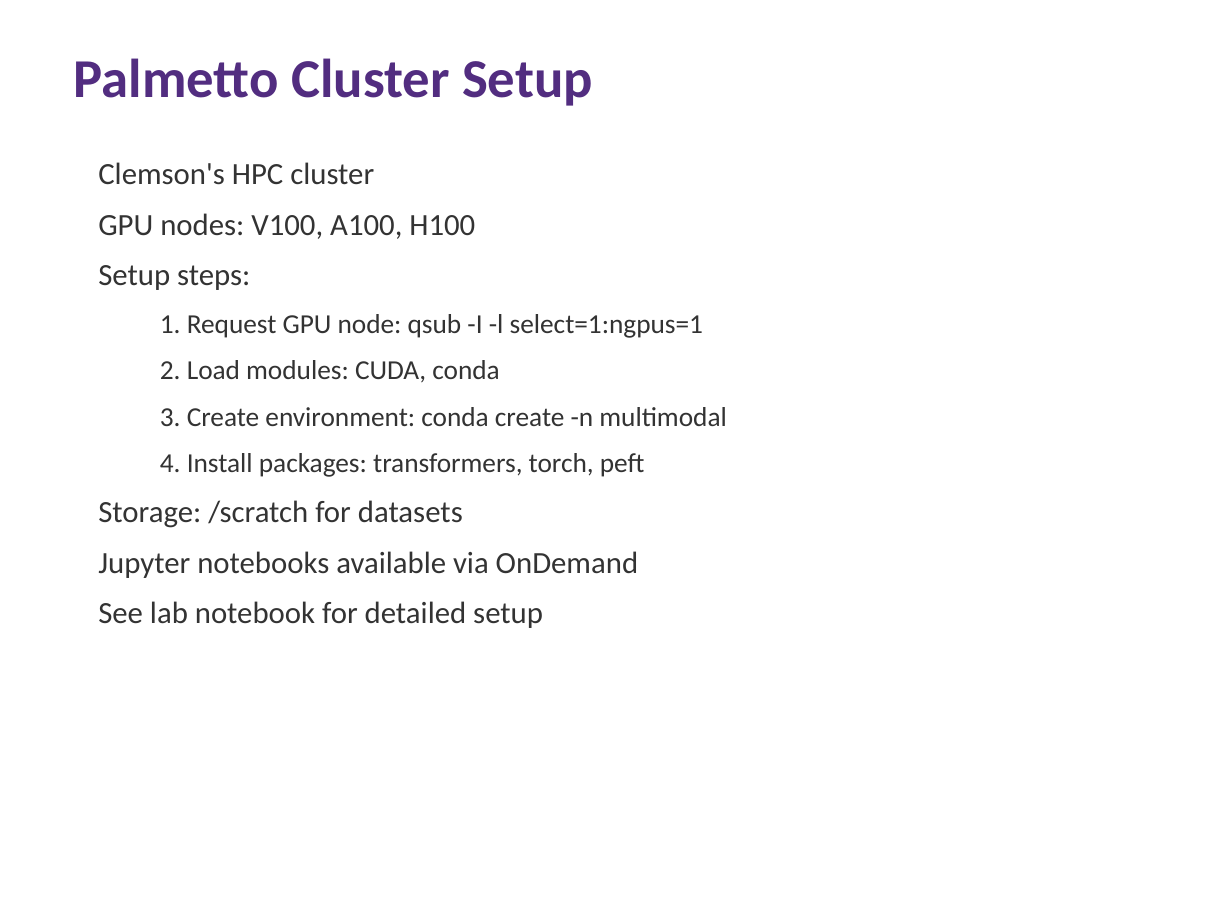
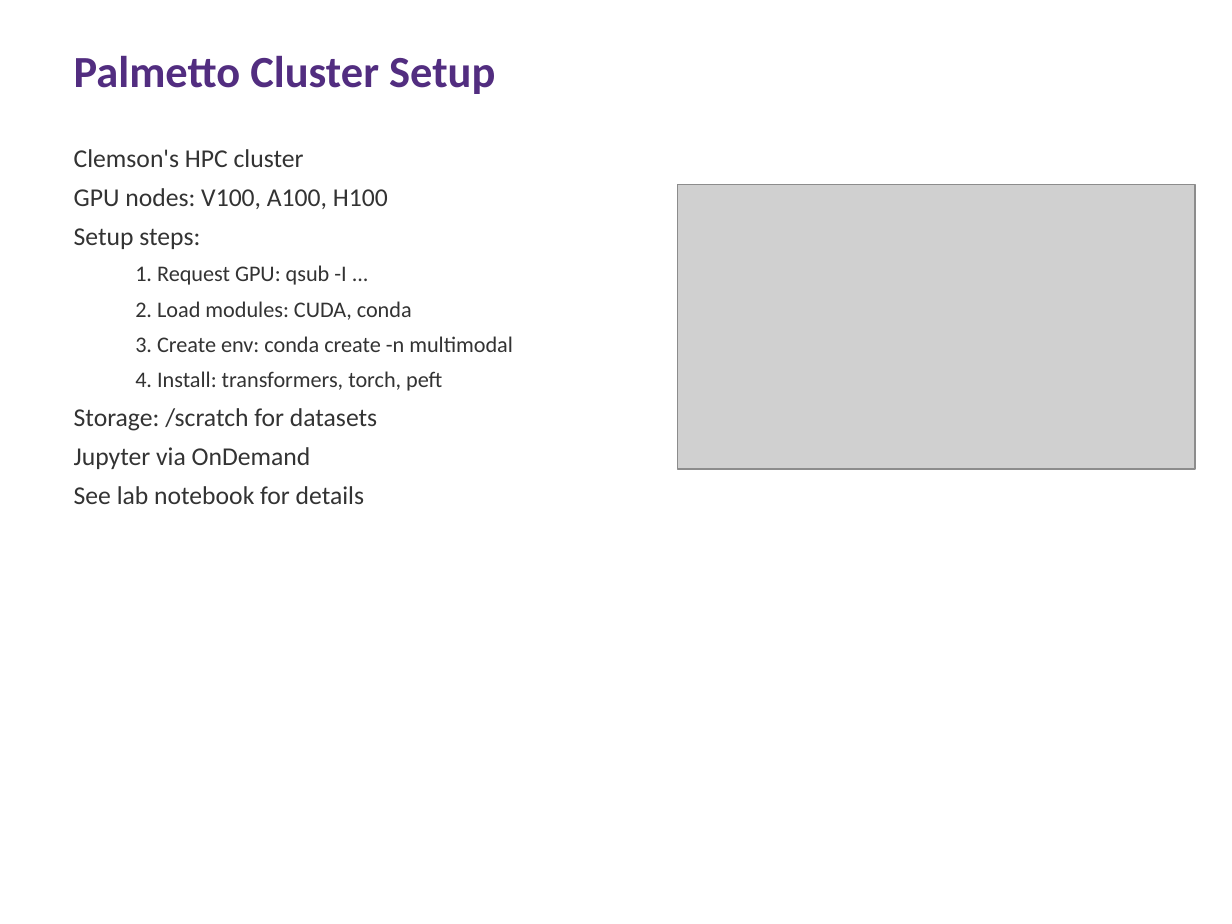
Before and after one commit to ai4he/experiments, a slide deck: slide 66 of Multimodal_LLM_Lecture.pptx. Drawn at 1232x924 pixels with LibreOffice and Linux fonts; fonts in the diff are those of the drawing; grey boxes stand for pictures. Boxes give left, top, right and bottom in pixels: in the first picture for what was removed or moved away, otherwise in the second. Text is boxed around its words. In the diff, an @@ line names an element or a change of style, - is before the commit and + after.

```diff
--- a/Multimodal_LLM_Lecture.pptx
+++ b/Multimodal_LLM_Lecture.pptx
@@ text "Palmetto Cluster Setup" at box(74, 55, 495, 94): size 32 to 26 pt @@
@@ text "Clemson's HPC cluster": place and size @@
-text "Clemson's HPC cluster" at box(98, 162, 726, 628)
+text "Clemson's HPC cluster" at box(74, 149, 513, 504)
@@ text at box(74, 149, 412, 431): size 18 to 15 pt in "Clemson's HPC cluster", "GPU nodes: V100, A100, H100", "Setup steps:", "Storage: /scratch for datasets"; size 16 to 13 pt in "2. Load modules: CUDA, conda"; less space between paragraphs @@
@@ picture added at box(678, 185, 1195, 469) @@
@@ text at box(135, 265, 346, 285): text changed; size 16 to 13 pt @@
-  1. Request GPU node: qsub -I -l select=1:ngpus=1
+  1. Request GPU: qsub -I ...
@@ text at box(135, 336, 513, 391): text changed; size 16 to 13 pt @@
-  3. Create environment: conda create -n multimodal
-  4. Install packages: transformers, torch, peft
+  3. Create env: conda create -n multimodal
+  4. Install: transformers, torch, peft
@@ text at box(74, 447, 364, 504): text changed; size 18 to 15 pt @@
-Jupyter notebooks available via OnDemand
-See lab notebook for detailed setup
+Jupyter via OnDemand
+See lab notebook for details
```
Also in this commit, not shown: 77 other slides changed, 2 other files.
